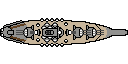
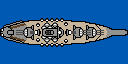
Layer changes from the first 128x64 image to the second:
painted on "Funnel" over <box>0,0,126,64</box>
painted on "Secondary tiny14 coloring" over <box>0,0,104,64</box>
painted on "Secondary tiny13 coloring" over <box>4,0,128,64</box>
painted on "Secondary medium1" over <box>0,0,128,64</box>
painted on "Main gun 2" over <box>40,0,128,64</box>
painted on "Main gun 1" over <box>53,0,128,64</box>
painted on "Hull" over <box>0,0,128,64</box>
painted on "Background" over <box>0,0,128,64</box>
